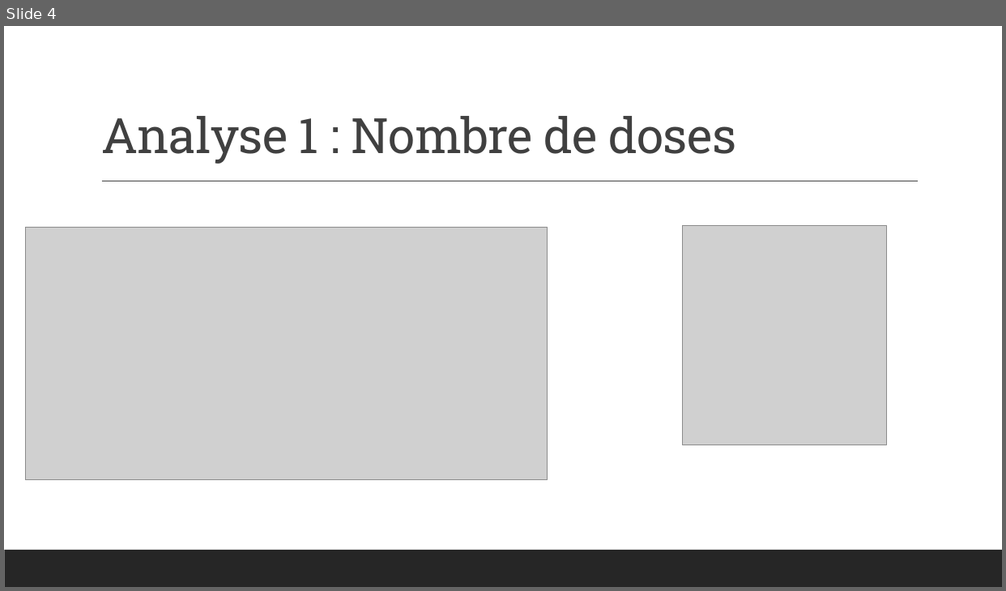
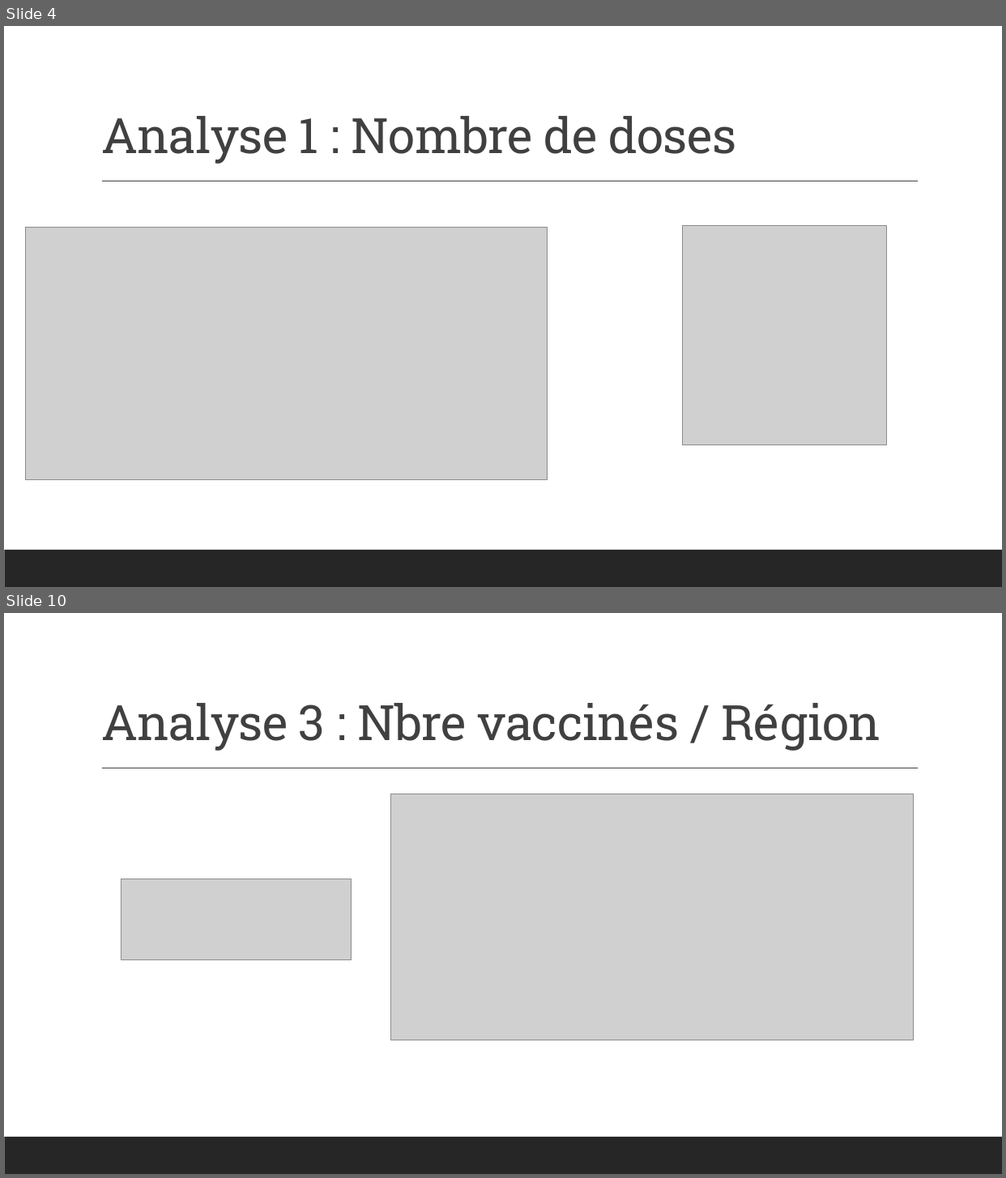
Before and after one commit to dorayy/projet-r, a slide deck: Stats.pptx. Shown one above the other, each under a label of ours: slide 4 before the commit, slides 4 and 10 after it; the slides between them are not shown. The pictures are 1006x591 and 1006x1178 pixels, drawn with LibreOffice and Linux fonts; fonts in the diff are those of the drawing; grey boxes stand for pictures. Boxes give left, top, right and bottom in pixels: in the first picture for what was removed or moved away, otherwise in the second. Text is boxed around its words. In the diff, an @@ line names an element or a change of style, - is before the commit and + after.

Commit message:
2nd analyse and diapo

```diff
--- a/Stats.pptx
+++ b/Stats.pptx
@@ slide 10 added at (4, 613, 1002, 1174), background #FFFFFF; not listed: 2 template elements that a slide beside it also shows @@
@@ title added at (101, 703, 880, 751), 47 pt, text #404040 @@
+Analyse 3 : Nbre vaccinés / Région
@@ picture added at (391, 794, 914, 1041) @@
@@ picture added at (121, 879, 351, 960) @@
```
Also in this commit, not shown: 9 slides changed, 4 other slides added, 2 slides removed, 1 other file.
